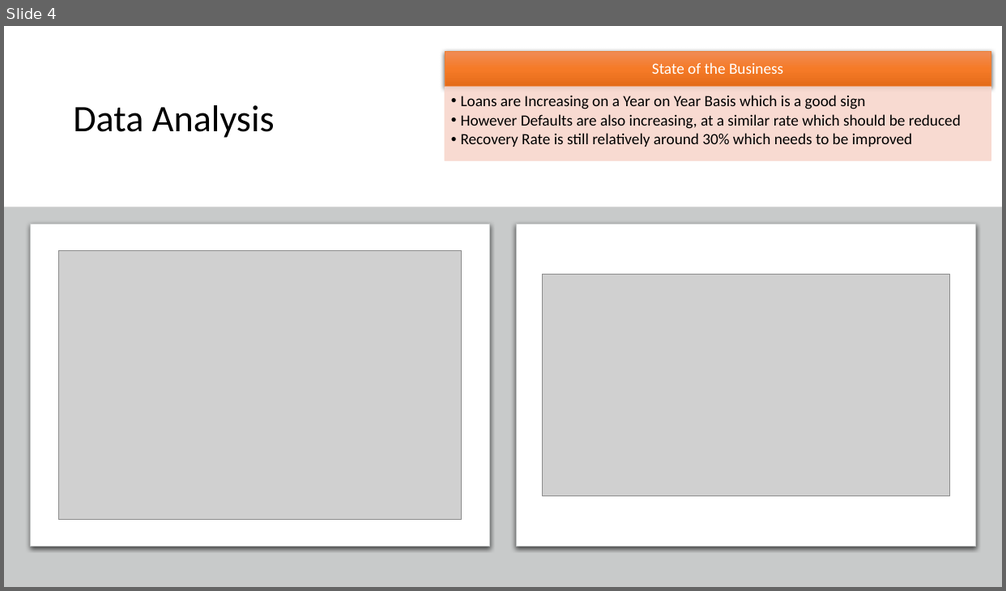
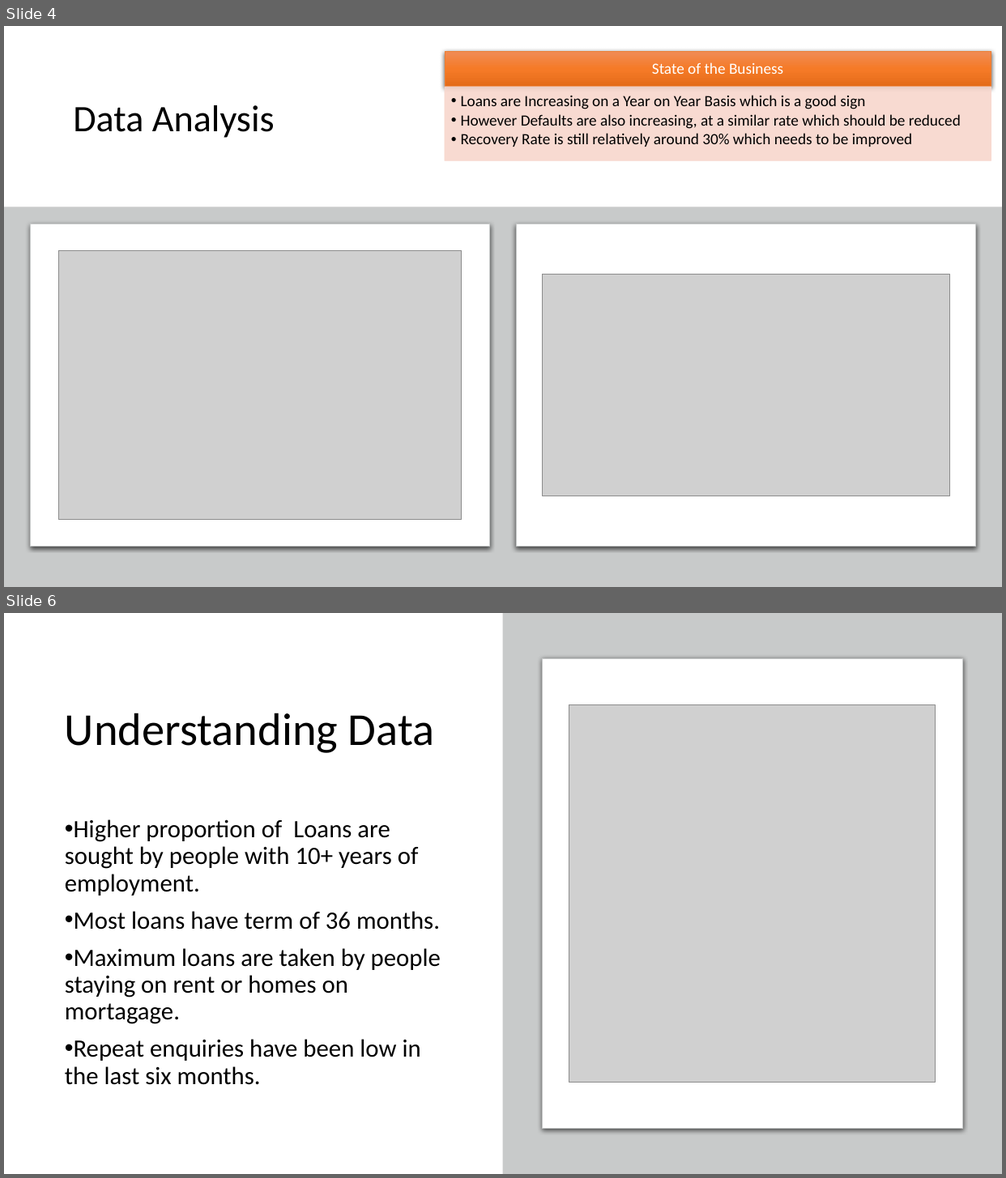
Before and after one commit to rramchan12/Lending-Club-EDA-CaseStudy, a slide deck: LendingClubCaseStudy.pptx. Shown one above the other, each under a label of ours: slide 4 before the commit, slides 4 and 6 after it; the slides between them are not shown. The pictures are 1006x591 and 1006x1178 pixels, drawn with LibreOffice and Linux fonts; fonts in the diff are those of the drawing; grey boxes stand for pictures; background and template pictures are left out. Boxes give left, top, right and bottom in pixels: in the first picture for what was removed or moved away, otherwise in the second. Text is boxed around its words. In the diff, an @@ line names an element or a change of style, - is before the commit and + after.

```diff
--- a/LendingClubCaseStudy.pptx
+++ b/LendingClubCaseStudy.pptx
@@ slide 6 added at box(4, 613, 1002, 1174), background #FFFFFF @@
@@ rectangle added at box(503, 613, 1002, 1174), fill #C8CACA @@
@@ rounded rectangle added at box(543, 658, 962, 1129), fill #FFFFFF, outline #C8CACA 0.75 pt @@
@@ picture added at box(569, 705, 936, 1083) @@
@@ title added at box(65, 713, 435, 753), 44 pt, text #000000 @@
+Understanding Data
@@ text added at box(65, 820, 441, 1085), 24 pt, text #000000 @@
+• Higher proportion of Loans are sought by people with 10+ years of employment.
+• Most loans have term of 36 months.
+• Maximum loans are taken by people staying on rent or homes on mortagage.
+• Repeat enquiries have been low in the last six months.
```
Also in this commit, not shown: 1 slide changed, 3 other slides added, 1 slide removed, 1 other file.
